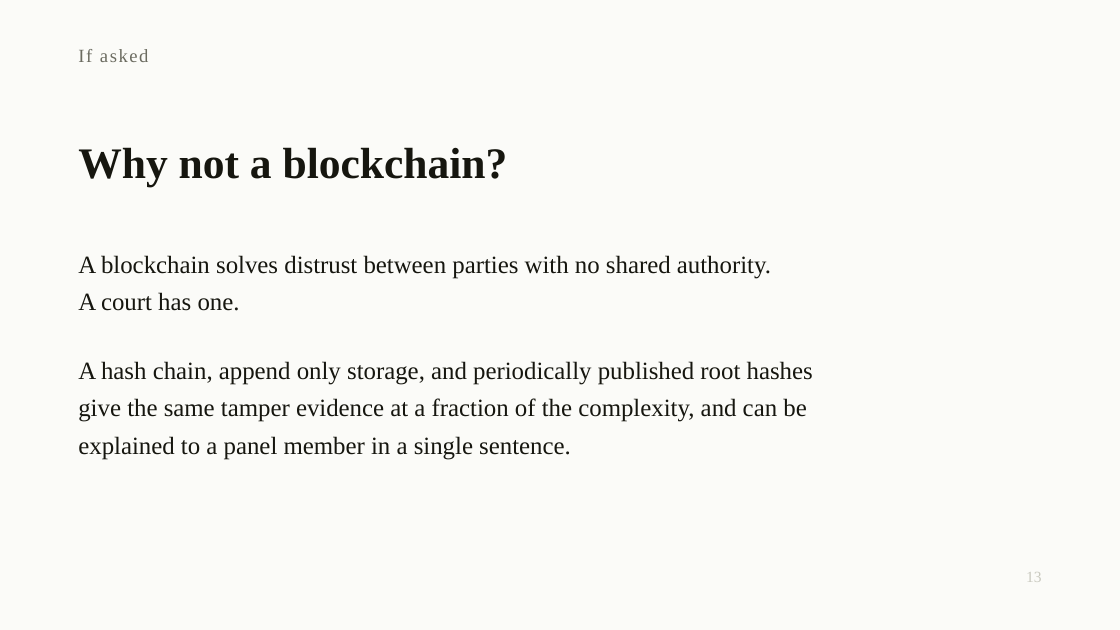
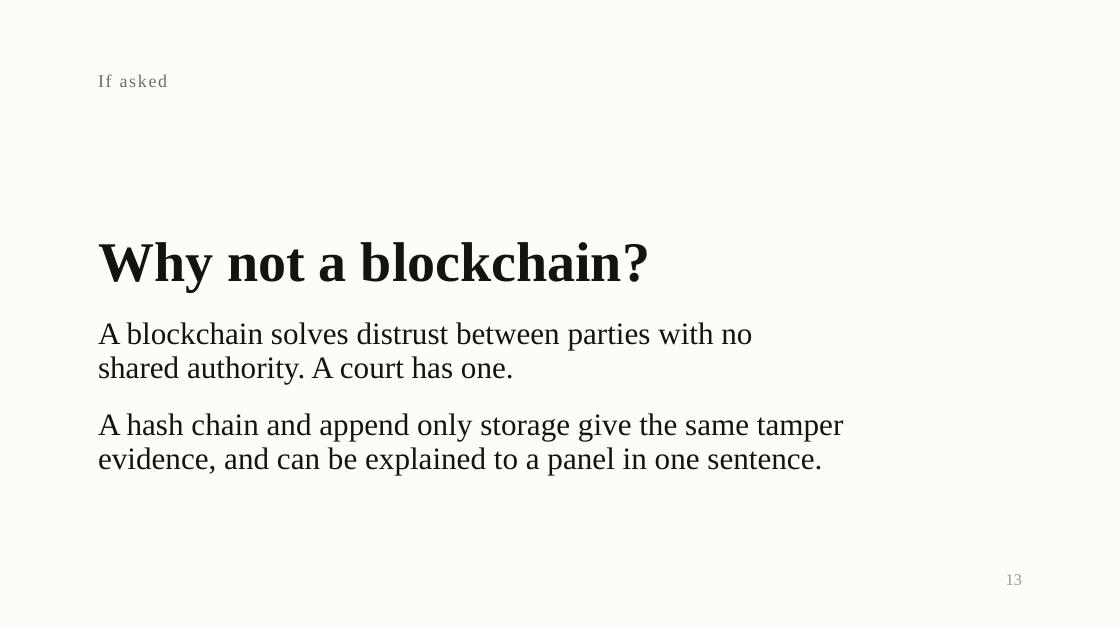
Before and after one commit to devLipeunim/custody-api, a slide deck: slide 13 of deck/custody-deck.pptx. Drawn at 1120x630 pixels with LibreOffice and Linux fonts; fonts in the diff are those of the drawing. Boxes give left, top, right and bottom in pixels: in the first picture for what was removed or moved away, otherwise in the second. Text is boxed around its words. In the diff, an @@ line names an element or a change of style, - is before the commit and + after.

```diff
--- a/deck/custody-deck.pptx
+++ b/deck/custody-deck.pptx
@@ background #FBFBF8 to #FCFCF9 @@
@@ text "If asked": place and size @@
-text "If asked" at (78,49,149,62)
+text "If asked" at (98,74,168,87)
@@ text "If asked" at (98,74,168,87): size 12 to 11.5 pt, text colour #6B6B60 to #6E6E63, letter spacing 1 to 1.1 pt; vertical alignment middle to top @@
@@ text "Why not a blockchain?": place and size @@
-text "Why not a blockchain?" at (78,147,508,187)
+text "Why not a blockchain?" at (98,242,650,292)
@@ text "Why not a blockchain?" at (98,242,650,292): size 28 to 36 pt, text colour #16160F to #14140E; line spacing 1.12 to 1 @@
@@ text at (98,322,752,350): text changed; size 16 to 20 pt; text colour #16160F to #14140E @@
-A blockchain solves distrust between parties with no shared authority.
-A court has one.
+A blockchain solves distrust between parties with no
@@ text at (98,356,514,383): text changed; size 16 to 20 pt; text colour #16160F to #14140E @@
-A hash chain, append only storage, and periodically published root hashes
-give the same tamper evidence at a fraction of the complexity, and can be
-explained to a panel member in a single sentence.
+shared authority. A court has one.
@@ text added at (98,413,843,441), 20 pt, text #14140E @@
+A hash chain and append only storage give the same tamper
@@ text added at (98,447,822,474), 20 pt, text #14140E @@
+evidence, and can be explained to a panel in one sentence.
@@ text "13": place and size @@
-text "13" at (1026,572,1042,582)
+text "13" at (1006,574,1022,585)
@@ text "13" at (1006,574,1022,585): size 10 to 10.5 pt, text colour #C9C9BF to #9A9A90; vertical alignment middle to top @@
```
Also in this commit, not shown: 11 other slides changed, 1 slide added, 1 slide removed, 4 other files.
